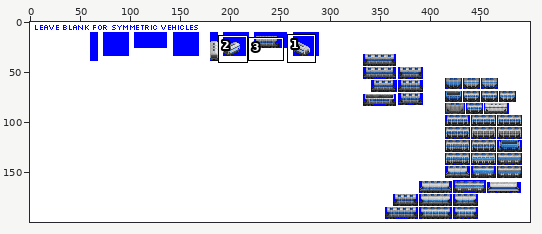
Sprite sheet -- src/graphics/pony/covered_hopper_car_pony_gen_6B.png. Above: a wide view before the commit, with the close-up outlined.
Close-up. Before the commit:
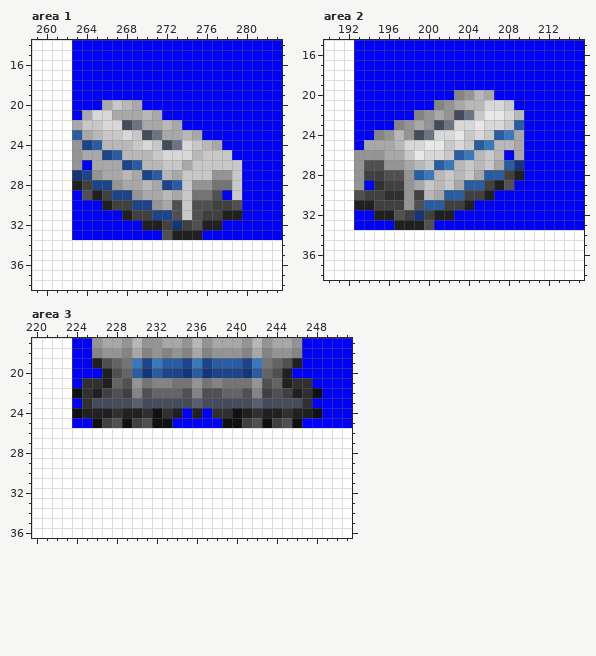
The file is 500x200 pixels. Shown: area 1: x 259..283, y 14..38; area 2: x 190..215, y 15..38; area 3: x 220..251, y 17..36. The commit also changed other parts of the picture, which this record leaves out.
New version:
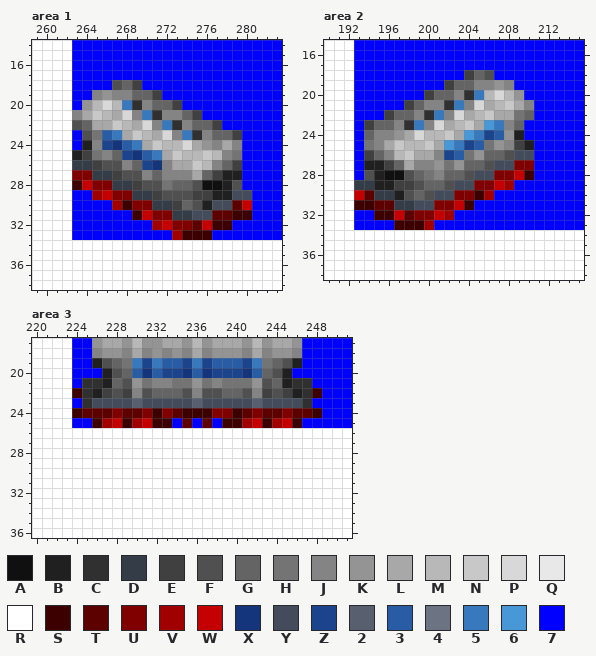
Palette (. is transparent): A #101010  B #202020  C #303030  D #343c48  E #404040  F #505050  G #646464  H #747474  J #848484  K #949494  L #a8a8a8  M #b8b8b8  N #c8c8c8  P #d8d8d8  Q #e8e8e8  R #ffffff  S #3c0000  T #5c0000  U #800000  V #a00000  W #c40000  X #14347c  Y #444c5c  Z #1c448c  2 #586070  3 #285ca4  4 #6c7484  5 #3878bc  6 #4898d8  7 #0000ff
Difference:
Area 1:
y 18: x 267..269 777 -> FGE
y 19: x 265..271 7777777 -> JKJJGGE
y 20: x 264..273 77LNML7777 -> KMPM5CJGGE
y 21: x 263 7 -> J; x 265..266 PP -> NM; x 268..275 LLML7777 -> PJ5CJJGE
y 22: x 263..277 LNNPPY4LLML7777 -> FGLLNMLPJ5CJGGE
y 23: x 263..268 3LMNNP -> 7FH35L; x 270..279 Y4LLML7777 -> MLPJ5CJGGE
y 24: x 263..270 KZ3MMMNP -> 7BJZX35L; x 272..273 Y4 -> MM; x 275..279 NML77 -> LKJLJ
y 25: x 263..274 KLLZ3MMMNPPP -> BEHJGZX35LNM; x 277..279 NN7 -> MJH
y 26: x 263..273 K7LLLZ3MMNN -> DDEFFJGZXJL; x 276..279 NNNN -> MJGE
y 27: x 263..279 XZKLLMLZ3MLNNNKKN -> UUDDEFFJGJJJLGEBB
y 28: x 263..279 BEZZKLLMLZ3NKKHHN -> SWUUDDEFFHGGFAABF
y 29: x 264..280 FBEZZKLLMLNHHF7N7 -> 7VWUUDDEFFFEEBBYY
y 30: x 266..274 BEEZZKLFN -> 7VSUUDDEG; x 276..280 FEEF7 -> BYYTW
y 31: x 268..280 BEEZZFNFEEBB7 -> 7SWUUDDYYTTSS
y 32: x 270..278 BBEXEFBB7 -> 7VWUUTWSS
y 33: x 272..276 FBBB7 -> 7VSSS
Area 2:
y 18: x 204..206 777 -> EGF
y 19: x 202..208 7777777 -> EGGJJKJ
y 20: x 200..202 777 -> EGG; x 204..209 KML777 -> C5MPMK
y 21: x 198..200 777 -> EGJ; x 202..207 KLMMPP -> C5JPLM; x 209..210 77 -> LJ
y 22: x 196..198 777 -> EGG; x 200..210 KLKY4NQQPM7 -> C5JPLMNLLHG
y 23: x 194..196 777 -> EGG; x 198..209 KLKY4PPQPPN3 -> C5JPLMNL65JG
y 24: x 194 7 -> G; x 196..206 KMKY4PPQNPN -> JKLPMMNL65Z; x 208..209 5L -> KB
y 25: x 194..195 LL -> HJ; x 197..204 MPPQQNPN -> NMMNL65Z; x 206..210 5MML7 -> HKJEB
y 26: x 193..197 KKKLL -> 7EGJM; x 199..202 QPPN -> LLJZ; x 204..210 5MNM7L7 -> HKGGFYY
y 27: x 193..197 KFFKK -> 7BBEG; x 199..210 MN35MNMNL3X7 -> JJKHKGGFYYUU
y 28: x 193..210 KEEFFK35MNMNL33EB7 -> 7FBAAFGHJGGFYYUUWS
y 29: x 193..196 K7CE -> DDBB; x 198..208 KLNMNL33EBF -> EFGGFYYUUWV
y 30: x 193..206 FEECCKEML33EEB -> WTDDBFGFYYUUSV
y 31: x 193..204 BBEEEKF33EEB -> SSTTDDYYUUWS
y 32: x 195..202 BBFEXEBB -> SSWTUUWV
y 33: x 197..200 BBBF -> SSSV
Area 3:
y 22: x 224 A -> S; x 248 A -> S
y 24: x 224..248 ABBBCBBCACB7B7CCABCBBCBBA -> STTTUTTUSUTSSSUUSTUTTUTTS
y 25: x 226..233 AEFAEFAA -> SVWSVWSS; x 235 7 -> T; x 237 7 -> T; x 239..246 AAEFAEFA -> SSVWSVWS
Boxes around the changes in both close-ups, in picture pixels (x1, y1, x2, y2):
changed: (72, 80, 252, 240)
changed: (354, 70, 534, 230)
changed: (72, 388, 322, 428)
